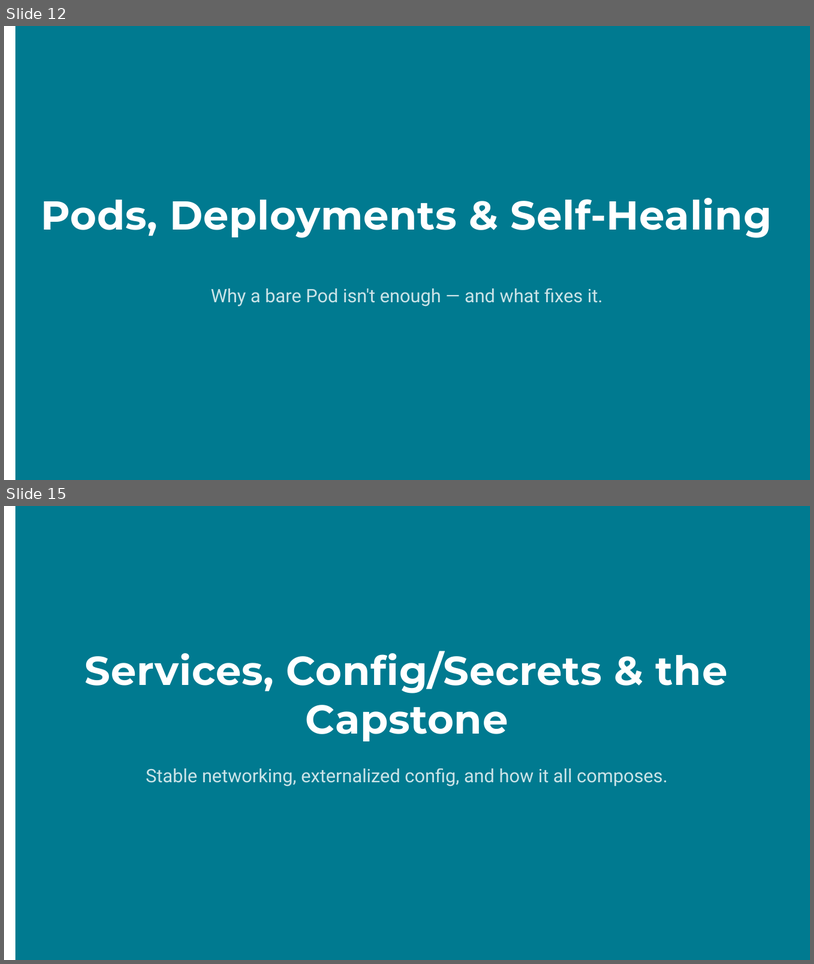
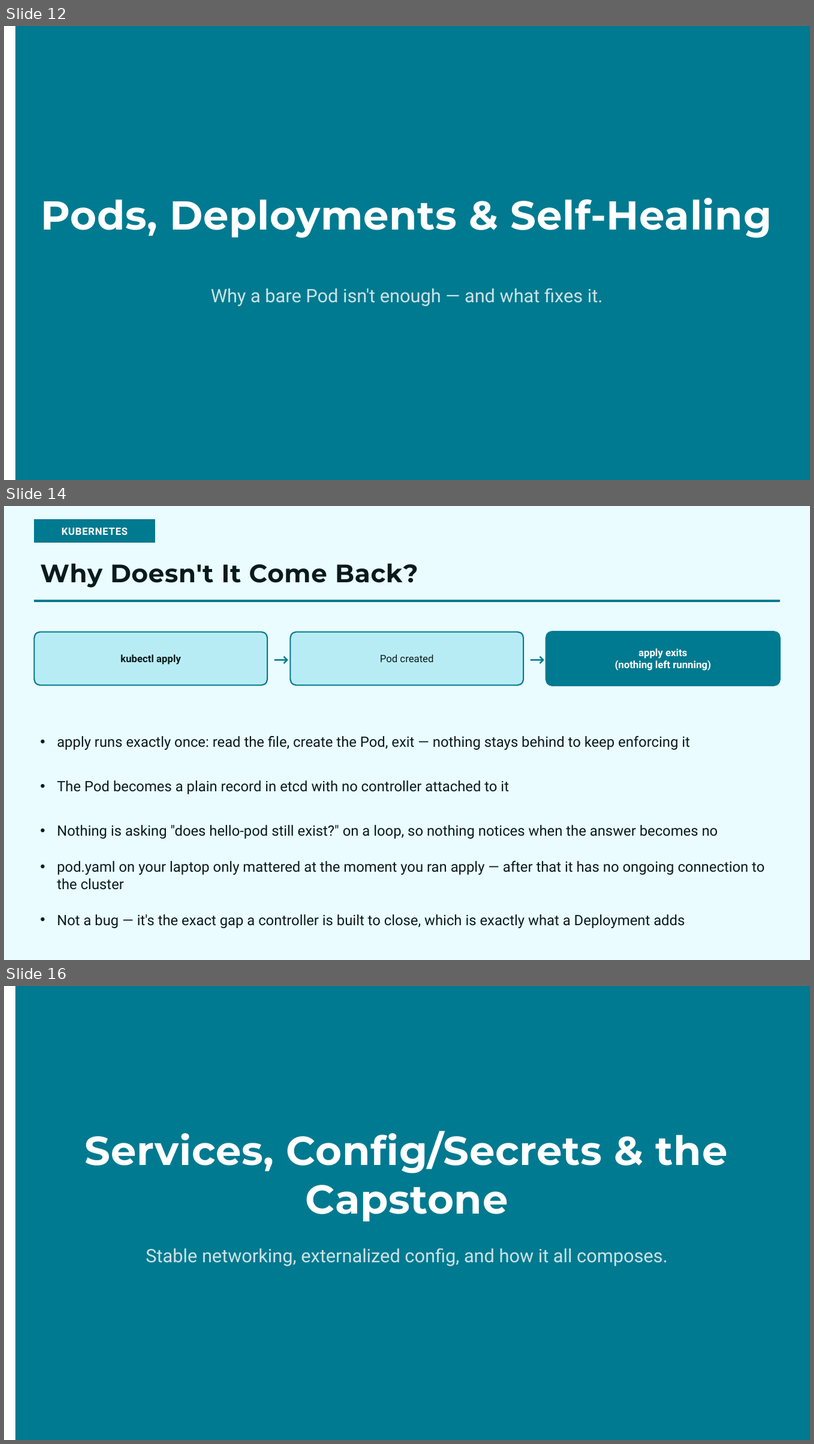
Before and after one commit to choicespecs/kube-self-learn, a slide deck: docs/presentations/KubernetesFundamentals/KubernetesFundamentals.pptx. Shown one above the other, each under a label of ours: slides 12 and 15 before the commit, slides 12, 14 and 16 after it; the slides between them are not shown. The pictures are 814x964 and 814x1444 pixels, drawn with LibreOffice and Linux fonts; fonts in the diff are those of the drawing. Boxes give left, top, right and bottom in pixels: in the first picture for what was removed or moved away, otherwise in the second. Text is boxed around its words. In the diff, an @@ line names an element or a change of style, - is before the commit and + after.

```diff
--- a/docs/presentations/KubernetesFundamentals/KubernetesFundamentals.pptx
+++ b/docs/presentations/KubernetesFundamentals/KubernetesFundamentals.pptx
@@ slide 14 added at bbox=[4, 506, 810, 960], background #EAFCFF @@
@@ rectangle added at bbox=[34, 519, 155, 542], fill #007A90, outline #007A90 0.75 pt @@
@@ text added at bbox=[62, 528, 128, 535], 12 pt, text #FFFFFF, bold @@
+KUBERNETES
@@ text added at bbox=[40, 564, 419, 588], 30 pt, text #0A1A1C, bold @@
+Why Doesn't It Come Back?
@@ rectangle added at bbox=[34, 600, 780, 601], fill #007A90, outline #007A90 1 pt @@
@@ rounded rectangle added at bbox=[34, 632, 268, 685], fill #B8ECF5, outline #007A90 1.5 pt @@
@@ text added at bbox=[268, 632, 291, 685], 22 pt, text #007A90 @@
+→
@@ rounded rectangle added at bbox=[291, 632, 524, 685], fill #B8ECF5, outline #007A90 1.5 pt @@
@@ text added at bbox=[524, 632, 546, 685], 22 pt, text #007A90 @@
+→
@@ rounded rectangle added at bbox=[546, 632, 780, 685], fill #007A90, outline #007A90 2.5 pt @@
@@ text added at bbox=[615, 648, 711, 670], 12 pt, text #FFFFFF, bold @@
+apply exits
+(nothing left running)
@@ text added at bbox=[120, 654, 181, 664], 12 pt, text #0A1A1C, bold @@
+kubectl apply
@@ text added at bbox=[380, 654, 434, 662], 12 pt, text #0A1A1C @@
+Pod created
@@ text added at bbox=[57, 736, 690, 750], 17 pt, text #0A1A1C @@
+• apply runs exactly once: read the file, create the Pod, exit — nothing stays behind to keep enforcing it
@@ text added at bbox=[57, 780, 509, 794], 17 pt, text #0A1A1C @@
+• The Pod becomes a plain record in etcd with no controller attached to it
@@ text added at bbox=[57, 825, 719, 838], 17 pt, text #0A1A1C @@
+• Nothing is asking "does hello-pod still exist?" on a loop, so nothing notices when the answer becomes no
@@ text added at bbox=[57, 861, 765, 889], 17 pt, text #0A1A1C @@
+• pod.yaml on your laptop only mattered at the moment you ran apply — after that it has no ongoing connection to the cluster
@@ text added at bbox=[57, 914, 685, 928], 17 pt, text #0A1A1C @@
+• Not a bug — it's the exact gap a controller is built to close, which is exactly what a Deployment adds
@@ what was slide 15 is now slide 16 @@
```
Also in this commit, not shown: 3 slides changed.
